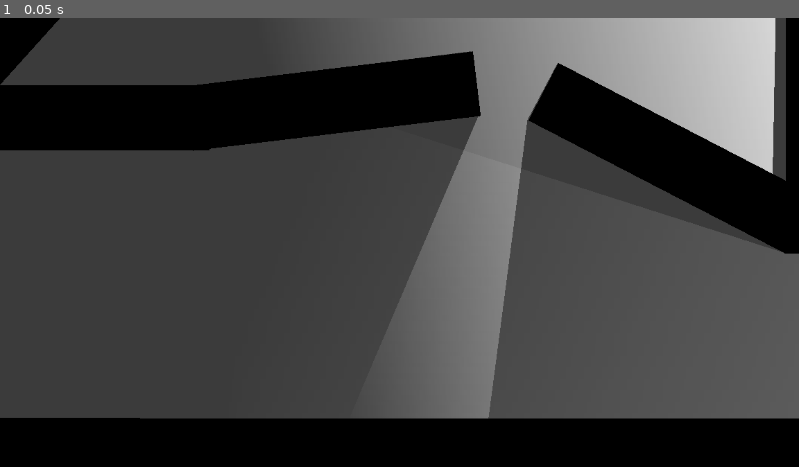
Above: before the commit, frame 1.
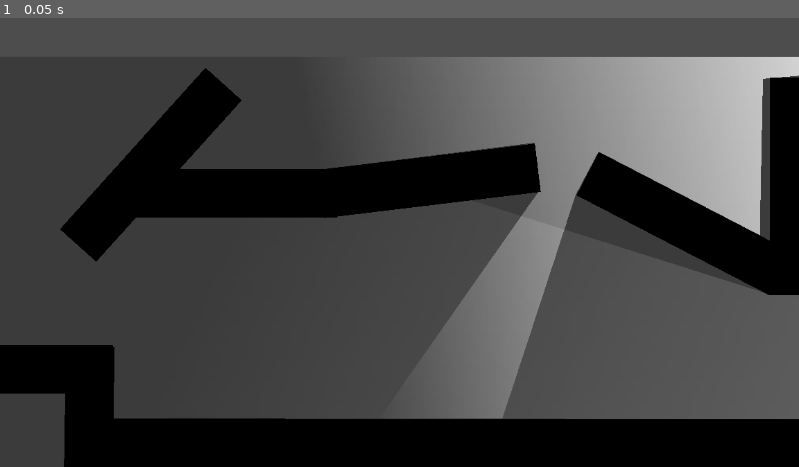
Above: after the commit, the same moment.

Repository: 6thAce/Lighting
Game: Godot game, scene res://scene.tscn
Two runs of this game, one before a commit and one after it. Both use one fixed random seed, a clock stepped at 60 frames per second and the inputs below. The engine's default icon, where the game draws it, is replaced by a stand-in: a white triangle on a blue panel in a dark square.
Inputs:
- Up to frame 1 (0.05 s): no input

The runs differ from the first frame. In frame 1, 37% of the frame differs, in the area x 0-100%, y 0-100%.

Commit message:
Update scene.tscn

Diff:
--- a/scene.tscn
+++ b/scene.tscn
@@ -27,11 +27,15 @@
 fill_to = Vector2(0.866973, 0.206422)
 
 [node name="Scene" type="Node2D"]
+position = Vector2(219, 141)
 
 [node name="Bg" parent="." instance=ExtResource("1_ulcgi")]
 position = Vector2(163, 16)
+scale = Vector2(0.75, 0.75)
 
 [node name="LightOccluder" type="Node2D" parent="."]
+position = Vector2(41, 3)
+scale = Vector2(0.75, 0.75)
 
 [node name="LightOccluder2D" type="LightOccluder2D" parent="LightOccluder"]
 occluder = SubResource("OccluderPolygon2D_ulcgi")
@@ -43,15 +47,15 @@
 occluder = SubResource("OccluderPolygon2D_3253y")
 
 [node name="PointLight2D" type="PointLight2D" parent="."]
-position = Vector2(1435, 437)
-scale = Vector2(7.99834, 3.82708)
+position = Vector2(1177, 349)
+scale = Vector2(8.47377, 3.82708)
 energy = 1.45
 shadow_enabled = true
 texture = SubResource("GradientTexture2D_nxogm")
 texture_scale = 4.33
 
 [node name="PointLight2D2" type="PointLight2D" parent="."]
-position = Vector2(791, -94)
+position = Vector2(659, -34)
 scale = Vector2(16.0049, 30.7512)
 energy = 3.32
 shadow_enabled = true
